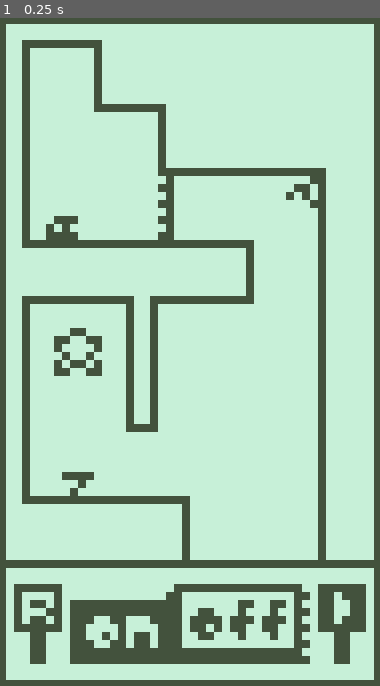
Above: before the commit, frame 1.
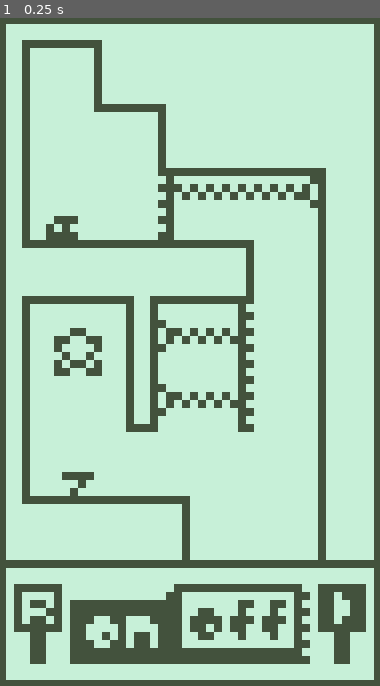
Above: after the commit, the same moment.

Repository: CrashPixel/Save_Mr_Blob-
Game: Godot game, scene res://Levels/level_1.tscn
Same seed, same stepped clock (60 frames per second), same inputs: the game is played once before the commit and once after it. The project has no main scene, so this scene is started directly.
Inputs:
- Up to frame 1 (0.25 s): no input

The runs differ from the first frame. In frame 1, 1.7% of the frame differs, in the area x 41-80%, y 24-62%.

Commit message:
Raycasts and Doors
I got the beams working, but I'm not a fan of needing to make each blaster I drag in have editable children and then make sure that the HItBoxes are made unique. It makes it a little frustrating to just build a level quickly and efficiently. Will look into more solutions later.

Diff:
--- /dev/null
+++ b/Levels/blaster.gd
@@ -0,0 +1,12 @@
+extends Sprite2D
+
+@onready var ray_cast = $RayCast2D
+@onready var beam = $Beam
+@onready var hit_box = $Beam/DangerArea/HitBox
+
+func _process(delta: float) -> void:
+	var contact = ray_cast.get_collision_point()
+	#print(contact)
+	beam.position.x = -(self.position.distance_to(contact) / 2)
+	beam.set_region_rect(Rect2(0, 0, (-beam.position.x*2), 4))
+	hit_box.shape.set_size(Vector2(abs(beam.position.x*2), 2))
--- a/Levels/level_1.tscn
+++ b/Levels/level_1.tscn
@@ -7,7 +7,7 @@
 [ext_resource type="Texture2D" uid="uid://d0ho4nb1lce7y" path="res://Assets/Images/Spring Sheet.png" id="5_77x7w"]
 [ext_resource type="Texture2D" uid="uid://36chwrq7p1vk" path="res://Assets/Images/Door.png" id="6_0urlm"]
 [ext_resource type="Texture2D" uid="uid://c4ha6y6ojvynj" path="res://Assets/Images/Mr Blob Spritesheet.png" id="7_77x7w"]
-[ext_resource type="Texture2D" uid="uid://deecwggviuko1" path="res://Assets/Images/Beam.png" id="7_xoyoh"]
+[ext_resource type="PackedScene" uid="uid://hg3h8if2qyeg" path="res://Objects/blaster.tscn" id="7_xoyoh"]
 
 [sub_resource type="TileSetAtlasSource" id="TileSetAtlasSource_hn12h"]
 texture = ExtResource("2_syshm")
@@ -400,6 +400,15 @@
 [sub_resource type="RectangleShape2D" id="RectangleShape2D_bihxj"]
 size = Vector2(2, 8)
 
+[sub_resource type="RectangleShape2D" id="RectangleShape2D_f4pg2"]
+size = Vector2(2, 16)
+
+[sub_resource type="RectangleShape2D" id="RectangleShape2D_77x7w"]
+size = Vector2(2, 2)
+
+[sub_resource type="RectangleShape2D" id="RectangleShape2D_xoyoh"]
+size = Vector2(2, 2)
+
 [node name="Level_1" type="Node2D" unique_id=1454198677]
 
 [node name="Backing" type="Sprite2D" parent="." unique_id=338671683]
@@ -467,23 +476,43 @@
 [node name="CollisionShape2D" type="CollisionShape2D" parent="Door/StaticBody2D" unique_id=223816642]
 shape = SubResource("RectangleShape2D_bihxj")
 
-[node name="Blaster" type="Sprite2D" parent="." unique_id=1552897523]
-position = Vector2(15, -26)
-texture = ExtResource("4_0urlm")
-region_enabled = true
-region_rect = Rect2(60, 21, 2, 4)
-
-[node name="Beam" type="Sprite2D" parent="Blaster" unique_id=1285169238]
-position = Vector2(-2, 0)
-texture = ExtResource("7_xoyoh")
-region_enabled = true
-region_rect = Rect2(0, 0, 2, 2)
-
-[node name="RayCast2D" type="RayCast2D" parent="Blaster" unique_id=236085795]
-target_position = Vector2(-38, 0)
+[node name="BigDoor" type="Sprite2D" parent="." unique_id=276744505]
+texture_repeat = 2
+position = Vector2(7, -4)
+texture = ExtResource("6_0urlm")
+flip_h = true
+region_enabled = true
+region_rect = Rect2(0, 0, 2, 16)
+
+[node name="StaticBody2D" type="StaticBody2D" parent="BigDoor" unique_id=262555890]
+
+[node name="CollisionShape2D" type="CollisionShape2D" parent="BigDoor/StaticBody2D" unique_id=2140163937]
+shape = SubResource("RectangleShape2D_f4pg2")
 
 [node name="MrBlobSpritesheet" type="Sprite2D" parent="." unique_id=169902699]
 position = Vector2(-16, -22)
 texture = ExtResource("7_77x7w")
 hframes = 4
 vframes = 2
+
+[node name="Blasters" type="Node" parent="." unique_id=34419026]
+
+[node name="Blaster" parent="Blasters" unique_id=1212443482 instance=ExtResource("7_xoyoh")]
+position = Vector2(15, -26)
+
+[node name="Blaster2" parent="Blasters" unique_id=2136068273 instance=ExtResource("7_xoyoh")]
+position = Vector2(-3, -8)
+rotation = 3.1415927
+
+[node name="HitBox" parent="Blasters/Blaster2/Beam/DangerArea" parent_id_path=PackedInt32Array(2136068273, 40969503) index="0" unique_id=247928479]
+shape = SubResource("RectangleShape2D_77x7w")
+
+[node name="Blaster3" parent="Blasters" unique_id=1538330597 instance=ExtResource("7_xoyoh")]
+position = Vector2(-3, 0)
+rotation = 3.1415927
+
+[node name="HitBox" parent="Blasters/Blaster3/Beam/DangerArea" parent_id_path=PackedInt32Array(1538330597, 40969503) index="0" unique_id=247928479]
+shape = SubResource("RectangleShape2D_xoyoh")
+
+[editable path="Blasters/Blaster2"]
+[editable path="Blasters/Blaster3"]
--- /dev/null
+++ b/Objects/blaster.tscn
@@ -0,0 +1,73 @@
+[gd_scene format=3 uid="uid://hg3h8if2qyeg"]
+
+[ext_resource type="Texture2D" uid="uid://5pjcrmtqpqvt" path="res://Assets/Images/Overlay.png" id="1_w2hc4"]
+[ext_resource type="Script" uid="uid://dww2848ehq2gd" path="res://Levels/blaster.gd" id="2_3cv0x"]
+[ext_resource type="Texture2D" uid="uid://deecwggviuko1" path="res://Assets/Images/Beam.png" id="3_ijvlf"]
+
+[sub_resource type="RectangleShape2D" id="RectangleShape2D_0urlm"]
+size = Vector2(2, 2)
+
+[sub_resource type="Animation" id="Animation_w2hc4"]
+length = 0.001
+tracks/0/type = "value"
+tracks/0/imported = false
+tracks/0/enabled = true
+tracks/0/path = NodePath("Beam:frame")
+tracks/0/interp = 1
+tracks/0/loop_wrap = true
+tracks/0/keys = {
+"times": PackedFloat32Array(0),
+"transitions": PackedFloat32Array(1),
+"update": 1,
+"values": [0]
+}
+
+[sub_resource type="Animation" id="Animation_3cv0x"]
+resource_name = "beam"
+length = 0.5
+loop_mode = 1
+tracks/0/type = "value"
+tracks/0/imported = false
+tracks/0/enabled = true
+tracks/0/path = NodePath("Beam:frame")
+tracks/0/interp = 1
+tracks/0/loop_wrap = true
+tracks/0/keys = {
+"times": PackedFloat32Array(0, 0.25),
+"transitions": PackedFloat32Array(1, 1),
+"update": 1,
+"values": [0, 1]
+}
+
+[sub_resource type="AnimationLibrary" id="AnimationLibrary_ijvlf"]
+_data = {
+&"RESET": SubResource("Animation_w2hc4"),
+&"beam": SubResource("Animation_3cv0x")
+}
+
+[node name="Blaster" type="Sprite2D" unique_id=1212443482]
+texture = ExtResource("1_w2hc4")
+region_enabled = true
+region_rect = Rect2(60, 21, 2, 4)
+script = ExtResource("2_3cv0x")
+
+[node name="Beam" type="Sprite2D" parent="." unique_id=645709343]
+position = Vector2(-2, 0)
+texture = ExtResource("3_ijvlf")
+vframes = 2
+region_enabled = true
+region_rect = Rect2(0, 0, 2, 4)
+
+[node name="DangerArea" type="Area2D" parent="Beam" unique_id=40969503]
+
+[node name="HitBox" type="CollisionShape2D" parent="Beam/DangerArea" unique_id=247928479]
+shape = SubResource("RectangleShape2D_0urlm")
+debug_color = Color(0.9932824, 0, 0.24663815, 0.41960785)
+
+[node name="RayCast2D" type="RayCast2D" parent="." unique_id=1485704486]
+visible = false
+target_position = Vector2(-64, 0)
+
+[node name="Animation" type="AnimationPlayer" parent="." unique_id=652047734]
+libraries/ = SubResource("AnimationLibrary_ijvlf")
+autoplay = &"beam"
Binary file changed: Assets/Images/Beam.png
Not shown, added: Levels/blaster.gd.uid
